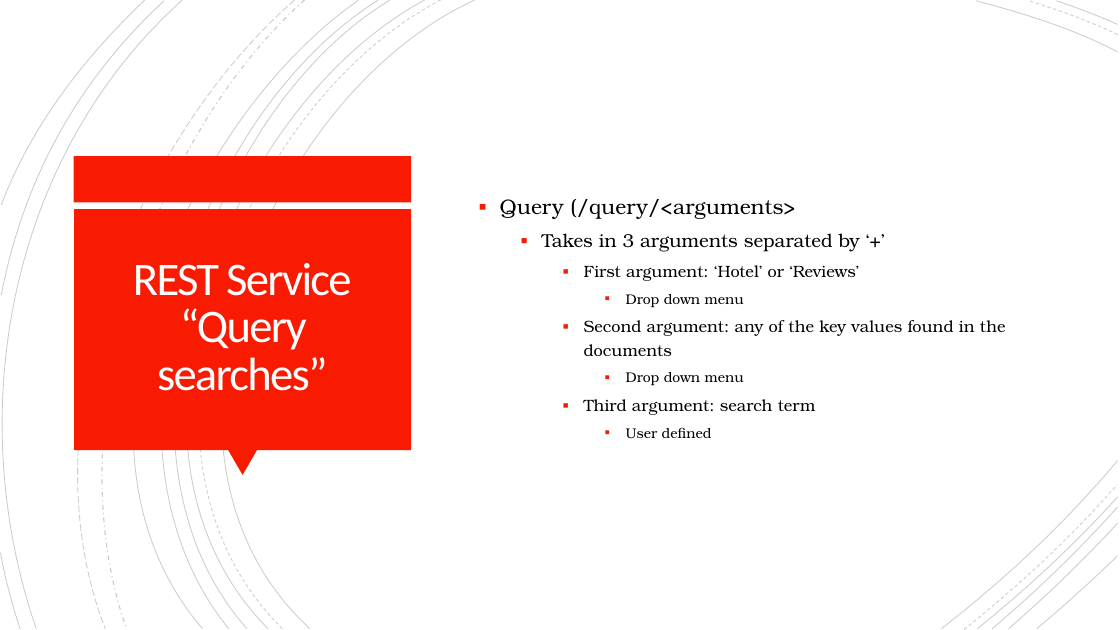
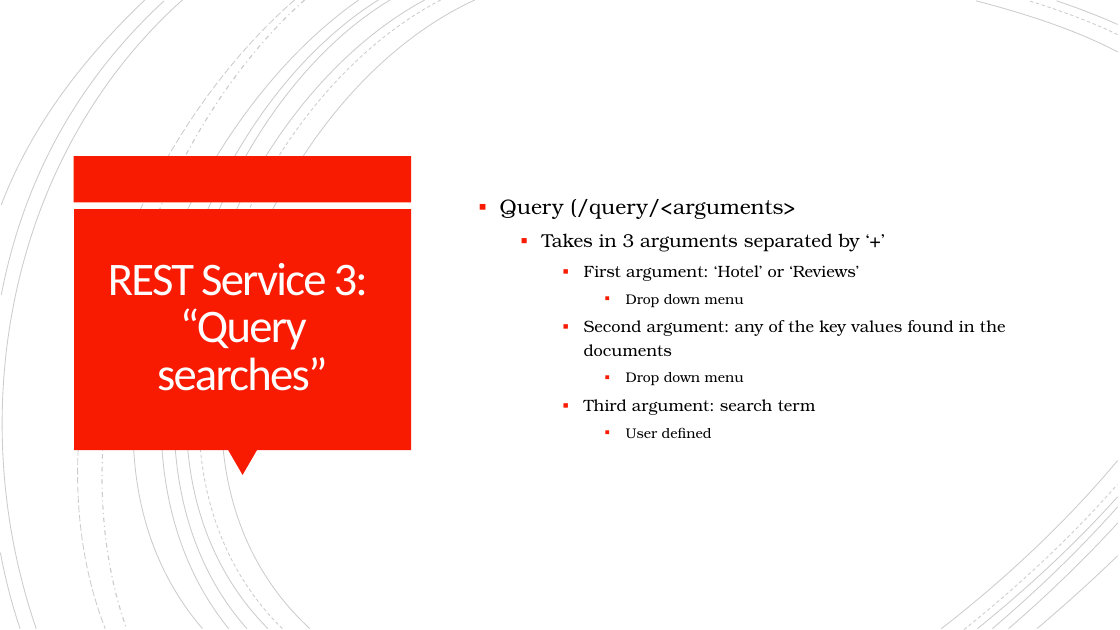
Before and after one commit to anhainguyen82/Database_Final_Project, a slide deck: slide 14 of MSDS_7330_Final_Term_Project.pptx (slide 8 before the commit). Drawn at 1120x630 pixels with LibreOffice and Linux fonts; fonts in the diff are those of the drawing. Boxes give left, top, right and bottom in pixels: in the first picture for what was removed or moved away, otherwise in the second. Text is boxed around its words. In the diff, an @@ line names an element or a change of style, - is before the commit and + after.

Commit message:
Update MSDS_7330_Final_Term_Project.pptx
Updated with Tori's additions to the REST service

```diff
--- a/MSDS_7330_Final_Term_Project.pptx
+++ b/MSDS_7330_Final_Term_Project.pptx
@@ title at box(108, 263, 368, 391): text changed @@
-REST Service
-“Query searches”
+REST Service 3:
+“Query searches”
```
Also in this commit, not shown: 2 other slides changed, 6 slides added.
